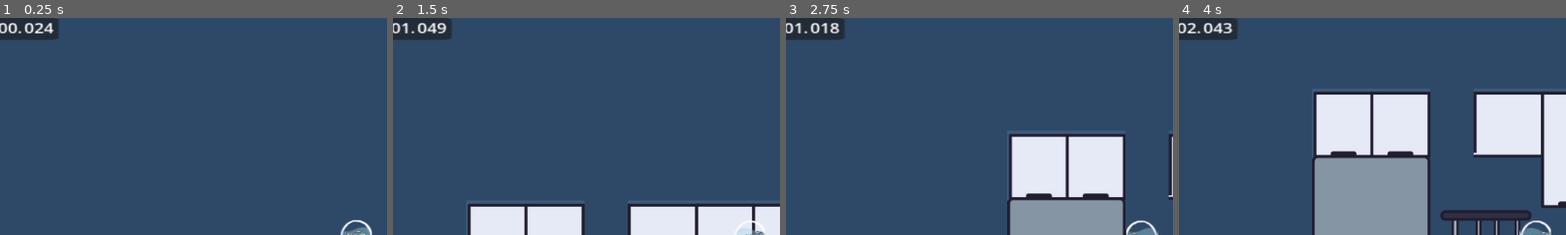
Above: before the commit, frames 1-4 (left to right).
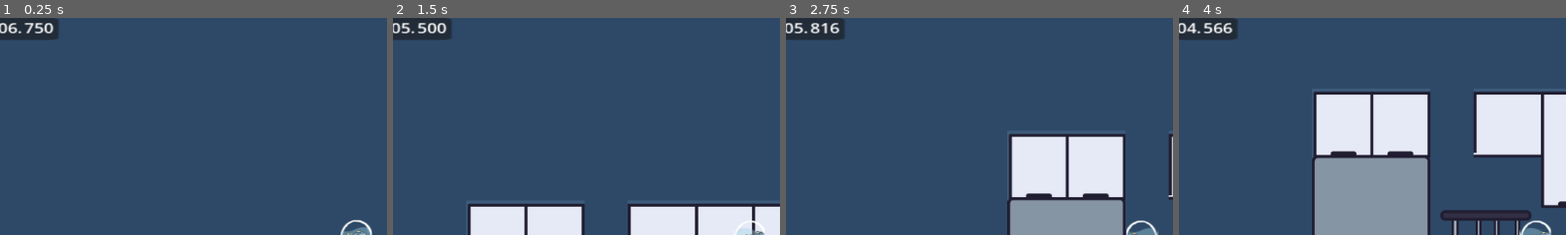
Above: after the commit, the same moments.

Repository: remker1/7SecsToFreedom
Game: Godot game, scene res://Scenes/level_0_game_scene.tscn
Same seed, same stepped clock (60 frames per second), same inputs: the game is played once before the commit and once after it.
Inputs:
- Up to frame 1 (0.25 s): no input
- Up to frame 2 (1.5 s): tap Enter (ui_accept) at 0.5, 0.77 s; hold Right (ui_right) from 0.53 s (still down)
- Up to frame 3 (2.75 s): tap Enter (ui_accept) at 1.52 s; release Right (ui_right) at 2.03 s; hold Left (ui_left) from 2.03 s (still down)
- Up to frame 4 (4 s): release Left (ui_left) at 2.78 s; hold Right (ui_right) from 2.78 s (still down); tap Enter (ui_accept) at 3.02, 3.77 s
The pictures show only the part of the screen within x 4-54%, y 0-50%; the shares and areas given below are measured in that part.

The runs differ from the first frame. In frame 1, 0.3% of the frame differs, in the area x 2-14%, y 2-8%; in frame 2, 0.3%; in frame 3, 0.2%; in frame 4, 0.3%.

Commit message:
Fixed the countdown timer from 0 to 7 secs to decrement from 7 seconds instead

Diff:
--- a/level-1/Scenes/panel.gd
+++ b/level-1/Scenes/panel.gd
@@ -1,27 +1,33 @@
 extends Panel
 
-var time: float = 0.0
+var time: float = 7.0  # Start the countdown from 7 seconds
 var minutes: int = 0
 var seconds: int = 0
 var msec: int = 0
 
-# Called every frame. 'delta' is the elapsed time since the previous frame.
 func _process(delta: float) -> void:
-	time += delta
-	msec = fmod(time, 1) * 100
-	seconds = fmod(time, 60)
-	minutes = fmod(time, 3600) / 60
+	time -= delta  # Decrement the time
+	if time < 0:
+		time = 0  # Ensure it doesn't go below 0
+
+	# Calculate minutes, seconds, and milliseconds from time
+	msec = int(fmod(time, 1) * 1000)
+	seconds = int(fmod(time, 60))
+	minutes = int(time / 60)
+
+	# Update text labels with formatted time
 	$Minutes.text = "%02d:" % minutes
 	$Seconds.text = "%02d." % seconds
 	$Msecs.text = "%03d" % msec
 
-	if time >= 7.0:
+	# Stop the countdown when time reaches 0
+	if time <= 0:
 		stop()
 
 func stop() -> void:
 	set_process(false)
-	get_tree().reload_current_scene() # reloading current scene if we exceed 7 seconds
+	# Perform any action when the countdown ends
+	get_tree().reload_current_scene()  # Example action: Reload current scene
 
-
-func get_time_formateed() -> String:
+func get_time_formatted() -> String:
 	return "%02d:%02d.%03d" % [minutes, seconds, msec]
Not shown, changed: gitlog.txt
